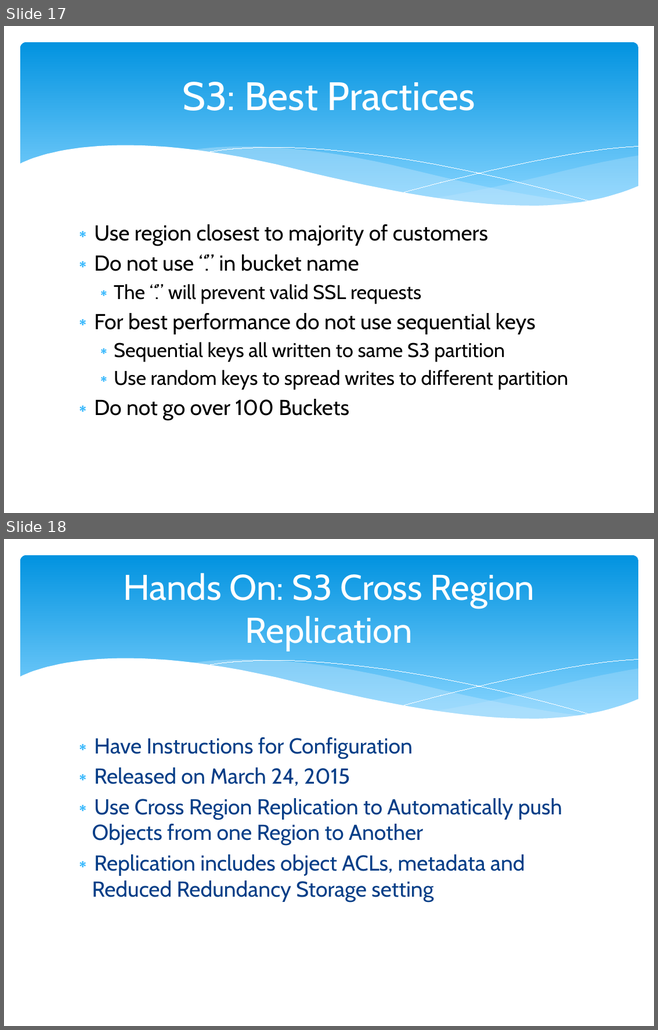
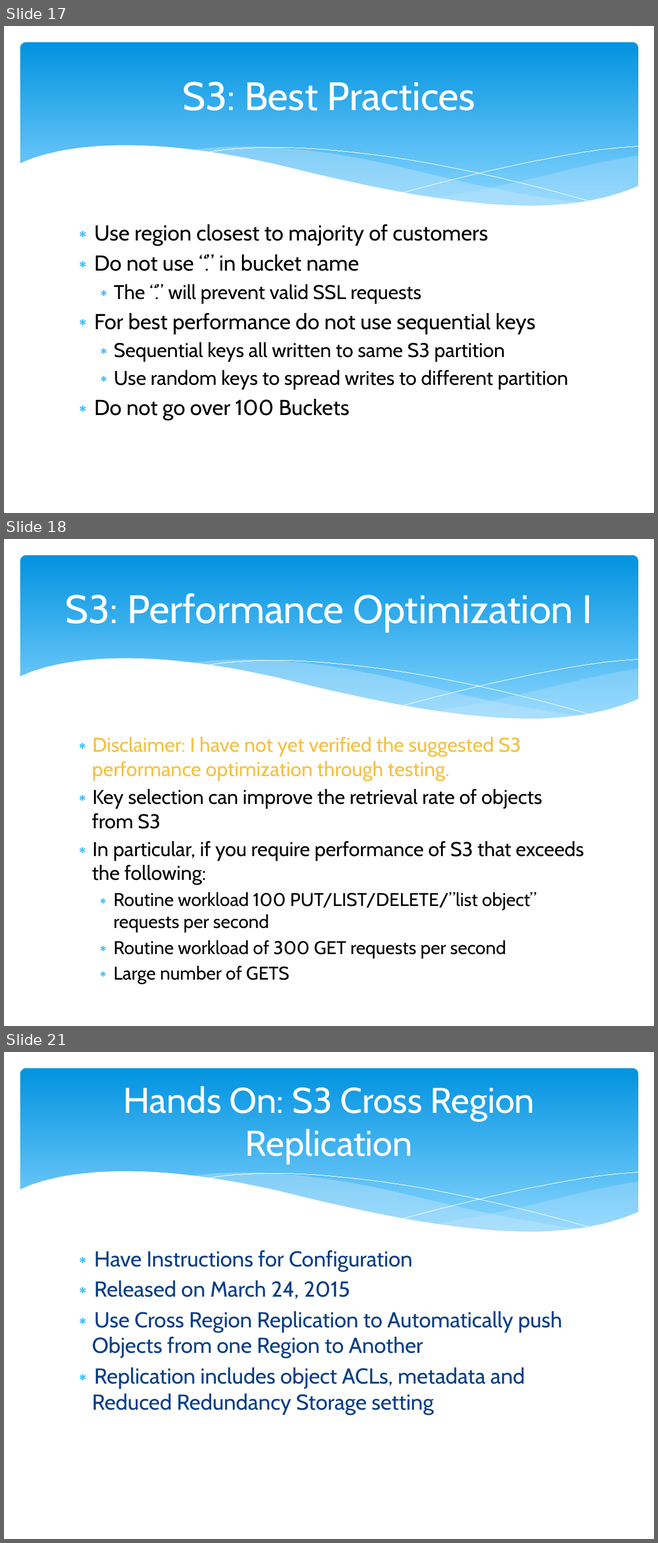
Before and after one commit to cloudavail/awstraining, a slide deck: aws-s3/aws-s3.pptx. Shown one above the other, each under a label of ours: slides 17 and 18 before the commit, slides 17, 18 and 21 after it; the slides between them are not shown. The pictures are 658x1030 and 658x1543 pixels, drawn with LibreOffice and Linux fonts; fonts in the diff are those of the drawing. Boxes give left, top, right and bottom in pixels: in the first picture for what was removed or moved away, otherwise in the second. Text is boxed around its words. In the diff, an @@ line names an element or a change of style, - is before the commit and + after.

Commit message:
adding S3 performance optimization

```diff
--- a/aws-s3/aws-s3.pptx
+++ b/aws-s3/aws-s3.pptx
@@ slide 18 added at [4,539,654,1026], background #FFFFFF; not listed: 6 template elements that a slide beside it also shows @@
@@ title added at [65,593,592,632], 44 pt, text #FFFFFF @@
+S3: Performance Optimization I
@@ text added at [92,737,583,984], 22.2 pt, text #000000 @@
+∗ Disclaimer: I have not yet verified the suggested S3 performance optimization through testing.
+∗ Key selection can improve the retrieval rate of objects from S3
+∗ In particular, if you require performance of S3 that exceeds the following:
+  ∗ Routine workload 100 PUT/LIST/DELETE/”list object” requests per second
+  ∗ Routine workload of 300 GET requests per second
+  ∗ Large number of GETS
@@ what was slide 18 is now slide 21 @@
```
Also in this commit, not shown: 3 other slides added.
